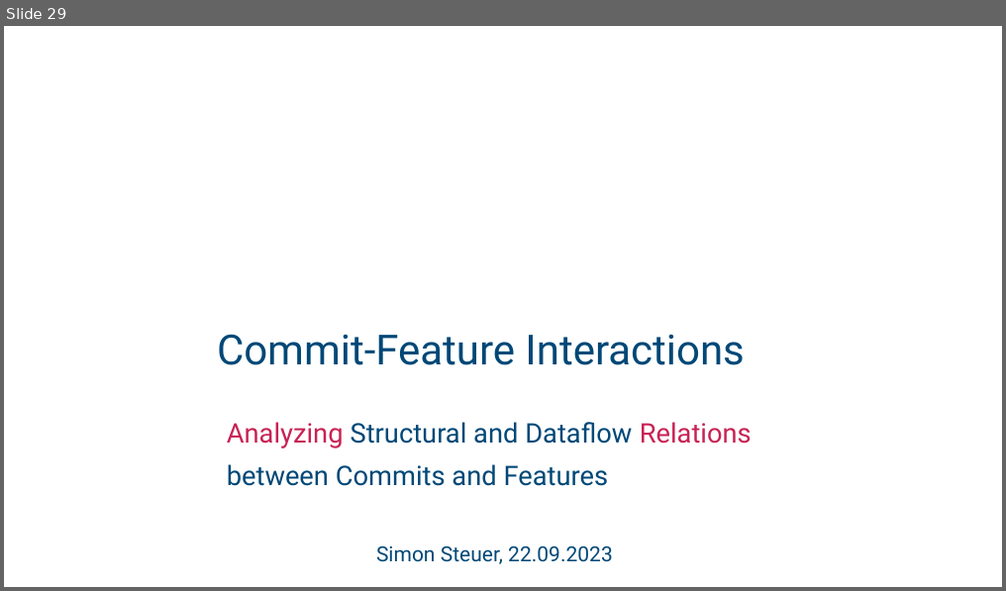
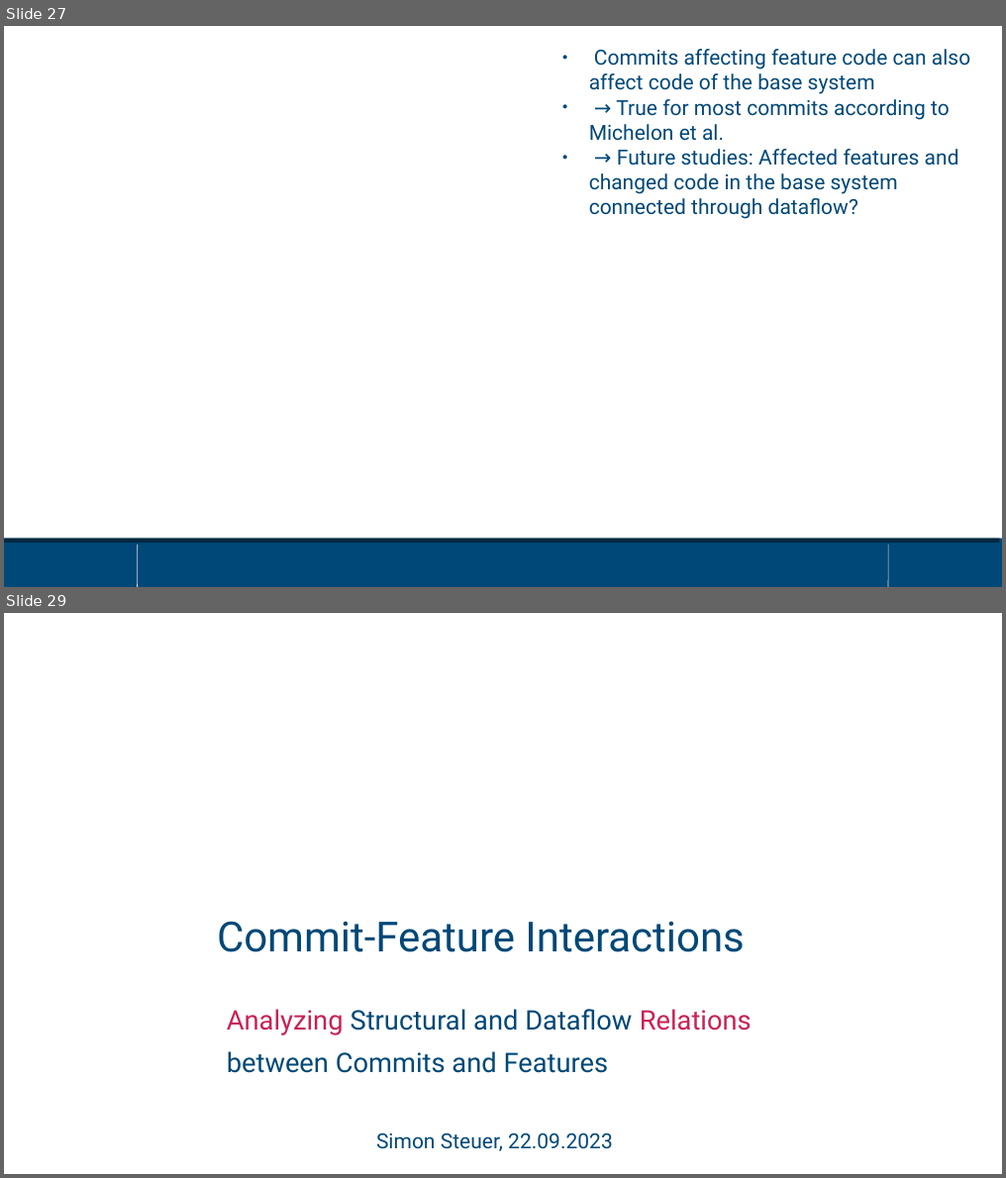
Before and after one commit to sisteu56/bachelor, a slide deck: pres/bachelor_thesis_pres.odp. Shown one above the other, each under a label of ours: slide 29 before the commit, slides 27 and 29 after it; the slides between them are not shown. The pictures are 1006x591 and 1006x1178 pixels, drawn with LibreOffice and Linux fonts; fonts in the diff are those of the drawing; background and template pictures are left out. Boxes give left, top, right and bottom in pixels: in the first picture for what was removed or moved away, otherwise in the second. Text is boxed around its words. In the diff, an @@ line names an element or a change of style, - is before the commit and + after.

```diff
--- a/pres/bachelor_thesis_pres.odp
+++ b/pres/bachelor_thesis_pres.odp
@@ slide 27 added at (4, 26, 1002, 587), background #FFFFFF @@
@@ text added at (589, 49, 970, 219), 20 pt, text #004877 @@
+● Commits affecting feature code can also affect code of the base system
+● → True for most commits according to Michelon et al.
+● → Future studies: Affected features and changed code in the base system connected through dataflow?
@@ rectangle added at (4, 539, 1002, 587), fill #004877 @@
@@ rectangle added at (4, 539, 1000, 544), fill #01283F @@
@@ line added from (138, 545) to (138, 587), #E6E6E6 0.51 pt @@
@@ line added from (888, 545) to (888, 587), #E6E6E6 0.51 pt @@
```
Also in this commit, not shown: 25 slides changed, 1 other slide added, 2 slides removed, 2 other files.
